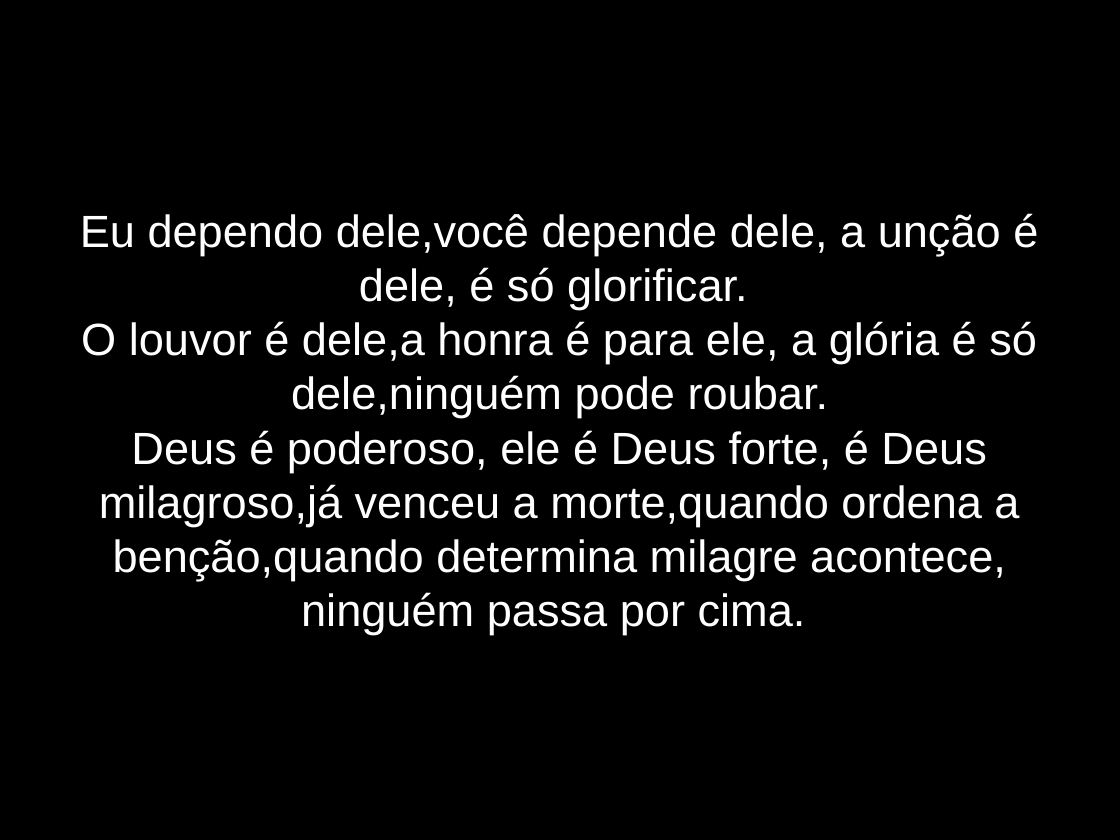
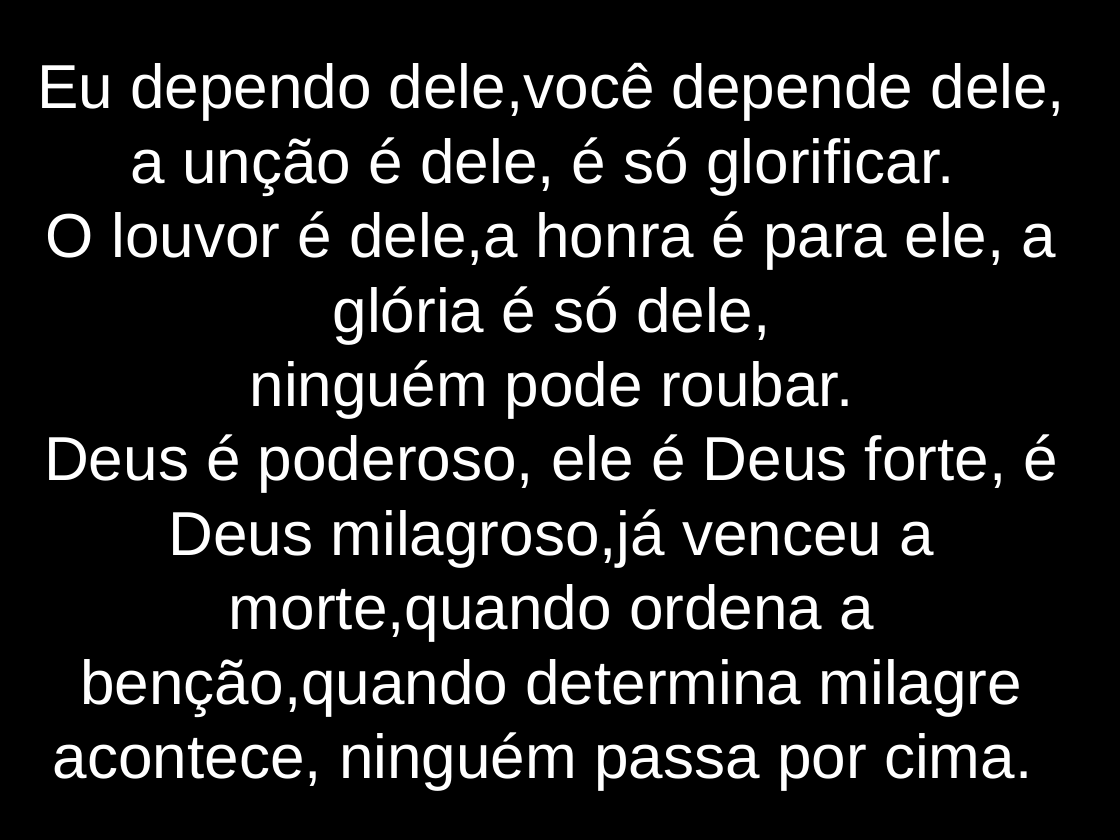
Before and after one commit to lazaroness/ChurchFiles, a slide deck: slide 10 of elshaday/LetrasApresentacao/DependemosDeDeus.odp. Drawn at 1120x840 pixels with LibreOffice and Linux fonts; fonts in the diff are those of the drawing. Boxes give left, top, right and bottom in pixels: in the first picture for what was removed or moved away, otherwise in the second. Text is boxed around its words. In the diff, an @@ line names an element or a change of style, - is before the commit and + after.

```diff
--- a/elshaday/LetrasApresentacao/DependemosDeDeus.odp
+++ b/elshaday/LetrasApresentacao/DependemosDeDeus.odp
@@ subtitle "Eu dependo dele,você depende dele, ..." moved from (x1=80, y1=213, x2=1038, y2=635) to (x1=37, y1=62, x2=1066, y2=790) @@
@@ subtitle at (x1=37, y1=62, x2=1066, y2=790): size 32 to 44 pt in "Eu dependo dele,você depende dele, a unção ...", "Deus é poderoso, ele é Deus forte, ..." @@
@@ subtitle at (x1=46, y1=211, x2=1057, y2=417): text changed; size 32 to 44 pt @@
-O louvor é dele,a honra é para ele, a glória é só dele,ninguém pode roubar.
+O louvor é dele,a honra é para ele, a glória é só dele,
+ninguém pode roubar.
```
Also in this commit, not shown: 11 other slides changed, 3 slides removed.
